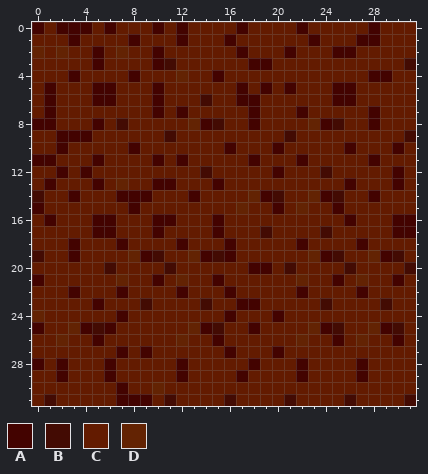
Edited in one commit: pixel-art sprite (src/recursos/tiles/terra.png). The first picture shows the starting point.
The file is 32x32 pixels.
Palette (. is transparent): A #430300  B #430b03  C #631b00  D #632303
And afterwards:
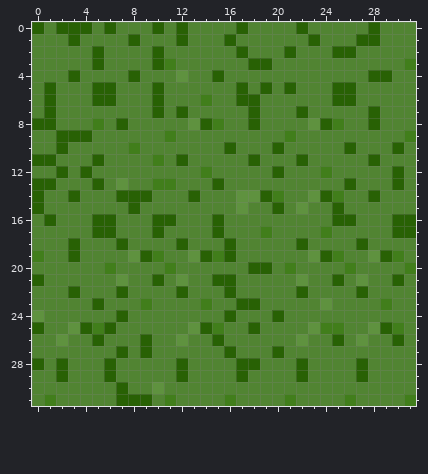
From old to new:
{"colour":"A","old":"#430300","new":"#286104"}
{"colour":"B","old":"#430b03","new":"#417e1b"}
{"colour":"C","old":"#631b00","new":"#518432"}
{"colour":"D","old":"#632303","new":"#5f923f"}
{"y":2,"x":0,"old":"D","new":"C"}
{"y":2,"x":2,"old":"D","new":"C"}
{"y":2,"x":7,"old":"D","new":"C"}
{"y":8,"x":5,"old":"A","new":"B"}
{"y":8,"x":7,"old":"B","new":"A"}
{"y":10,"x":8,"old":"A","new":"B"}
{"y":11,"x":10,"old":"A","new":"B"}
{"y":13,"x":0,"old":"C","new":"A"}
{"y":13,"x":10,"old":"AA","new":"BB"}
{"y":14,"x":0,"old":"B","new":"A"}
{"y":14,"x":17,"old":"C","new":"D"}
{"y":16,"x":25,"old":"C","new":"A"}
{"y":21,"x":16,"old":"C","new":"A"}
{"y":23,"x":24,"old":"B","new":"D"}
{"y":25,"x":24,"old":"A","new":"B"}
{"y":26,"x":9,"old":"C","new":"A"}
{"y":28,"x":17,"old":"C","new":"A"}
